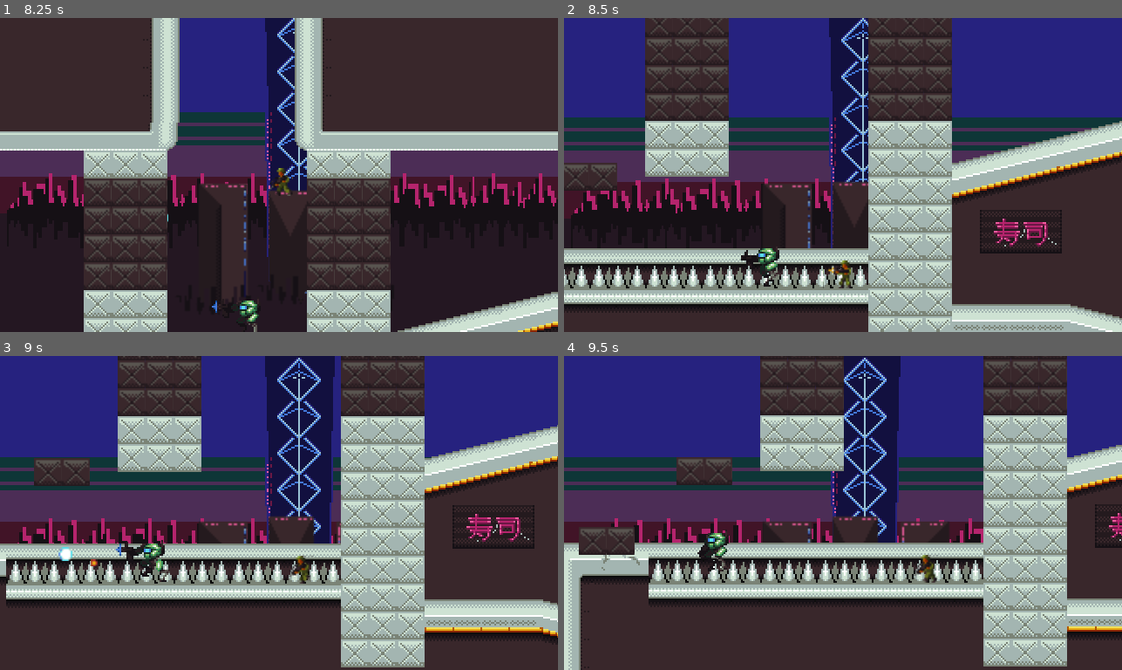
Above: before the commit, frames 1-4 (two rows, left to right).
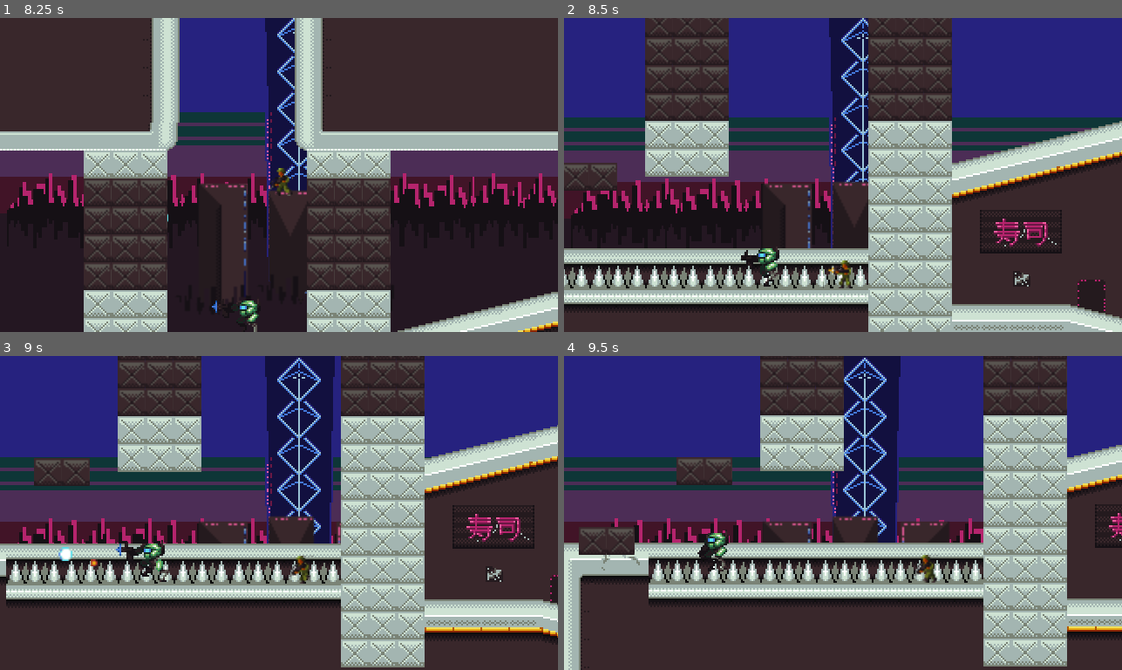
Above: after the commit, the same moments.

Repository: abidjappie/ludem-dare-46
Game: Godot game, scene res://src/scenes/Default_Scene.tscn
Same seed, same stepped clock (60 frames per second), same inputs: the game is played once before the commit and once after it.
Inputs (mouse positions are in pixels of both pictures, inside the frame that each line leads up to):
- Up to frame 1 (8.25 s): move the mouse to (251, 237) at 0.52 s; hold D (right) 0.53-2.03 s; click (251, 237) at 0.6 s; tap Space (jump) at 0.77, 1.52, 3.02, 3.77, 4.52, 6.02, 6.77, 7.52 s; move the mouse to (446, 222) at 1.27 s; click (446, 222) at 1.35 s; move the mouse to (111, 127) at 2.02 s; hold A (left) 2.03-4.28 s; click (111, 127) at 2.1 s; move the mouse to (306, 175) at 2.77 s; click (306, 175) at 2.85 s; move the mouse to (195, 96) at 3.52 s; click (195, 96) at 3.6 s; move the mouse to (401, 159) at 4.27 s; hold D (right) 4.28-8.03 s; click (401, 159) at 4.35 s; move the mouse to (167, 190) at 5.02 s; click (167, 190) at 5.1 s; move the mouse to (334, 105) at 5.77 s; click (334, 105) at 5.85 s; move the mouse to (251, 237) at 6.52 s; click (251, 237) at 6.6 s; move the mouse to (446, 222) at 7.27 s; click (446, 222) at 7.35 s; move the mouse to (111, 127) at 8.02 s; hold A (left) from 8.03 s (still down); click (111, 127) at 8.1 s
- Up to frame 2 (8.5 s): keep holding A (left)
- Up to frame 3 (9 s): keep holding A (left); move the mouse to (306, 513) at 8.77 s; click (306, 513) at 8.85 s
- Up to frame 4 (9.5 s): keep holding A (left); tap Space (jump) at 9.02 s

Frame 1 is identical in both runs. In frame 2, less than 0.1% of the frame differs, in the area x 80-98%, y 81-94%; in frame 3, less than 0.1%; in frame 4, nothing differs.

Commit message:
Tileset spawner (#25)
* Update assets, added checkpoint and tweaked spawner.

* Added checkpoint

Diff:
--- /dev/null
+++ b/src/scenes/Checkpoint.tscn
@@ -0,0 +1,56 @@
+[gd_scene load_steps=11 format=2]
+
+[ext_resource path="res://src/assets/UpgradeChamber.png" type="Texture" id=1]
+
+[sub_resource type="AtlasTexture" id=1]
+atlas = ExtResource( 1 )
+region = Rect2( 0, 0, 32, 32 )
+
+[sub_resource type="AtlasTexture" id=2]
+atlas = ExtResource( 1 )
+region = Rect2( 32, 0, 32, 32 )
+
+[sub_resource type="AtlasTexture" id=3]
+atlas = ExtResource( 1 )
+region = Rect2( 64, 0, 32, 32 )
+
+[sub_resource type="AtlasTexture" id=4]
+atlas = ExtResource( 1 )
+region = Rect2( 96, 0, 32, 32 )
+
+[sub_resource type="AtlasTexture" id=5]
+atlas = ExtResource( 1 )
+region = Rect2( 0, 32, 32, 32 )
+
+[sub_resource type="AtlasTexture" id=6]
+atlas = ExtResource( 1 )
+region = Rect2( 32, 32, 32, 32 )
+
+[sub_resource type="AtlasTexture" id=7]
+atlas = ExtResource( 1 )
+region = Rect2( 64, 32, 32, 32 )
+
+[sub_resource type="AtlasTexture" id=8]
+atlas = ExtResource( 1 )
+region = Rect2( 96, 32, 32, 32 )
+
+[sub_resource type="SpriteFrames" id=9]
+animations = [ {
+"frames": [ SubResource( 1 ), SubResource( 2 ), SubResource( 3 ), SubResource( 4 ), SubResource( 5 ), SubResource( 6 ) ],
+"loop": true,
+"name": "Idle",
+"speed": 5.0
+}, {
+"frames": [ SubResource( 7 ), SubResource( 8 ) ],
+"loop": true,
+"name": "Upgrade",
+"speed": 5.0
+} ]
+
+[node name="Node2D" type="Node2D"]
+
+[node name="AnimatedSprite" type="AnimatedSprite" parent="."]
+frames = SubResource( 9 )
+animation = "Idle"
+frame = 2
+playing = true
--- a/src/scenes/Default_Scene.tscn
+++ b/src/scenes/Default_Scene.tscn
@@ -15,6 +15,7 @@
 [ext_resource path="res://src/scenes/DW_2x3.tscn" type="PackedScene" id=13]
 [ext_resource path="res://src/scenes/Spawner.tscn" type="PackedScene" id=14]
 [ext_resource path="res://src/scenes/Enemy_Lifter.tscn" type="PackedScene" id=15]
+[ext_resource path="res://src/scenes/Checkpoint.tscn" type="PackedScene" id=16]
 
 [sub_resource type="SegmentShape2D" id=1]
 a = Vector2( -0.235275, -50.458 )
@@ -208,3 +209,6 @@
 
 [node name="Enemy_KinematicBody2D2" parent="Enemy_KinematicBody2D2" instance=ExtResource( 15 )]
 position = Vector2( -576, 520 )
+
+[node name="Node2D" parent="." instance=ExtResource( 16 )]
+position = Vector2( 1424, 952 )
--- a/src/scenes/Spawner.gd
+++ b/src/scenes/Spawner.gd
@@ -3,7 +3,7 @@
 export (PackedScene) var Mob
 
 var spawned = false
-var last_child = null
+var children = []
 var scene
 
 # Called when the node enters the scene tree for the first time.
@@ -17,12 +17,19 @@
 			spawnMob()
 			spawned = true
 	else:
-		if (last_child!=null):
-			if position.distance_to(last_child.position)>10:
+		if (children!=[]):
+			if nearest_child()>96:
 				spawned = false
+
+func nearest_child():
+	var nearest = position.distance_to(children[0].position)
+	for child in children:
+		if position.distance_to(child.position) < nearest:
+			nearest = position.distance_to(child.position)
+	return nearest
 
 func spawnMob():
 	var mob = Mob.instance()
 	mob.position = position
 	scene.add_child(mob)
-	last_child = mob
+	children.append(mob)
--- a/src/scenes/TestStageCopy.tscn
+++ b/src/scenes/TestStageCopy.tscn
@@ -763,6 +763,48 @@
 5/shape_one_way_margin = 0.0
 5/shapes = [  ]
 5/z_index = 0
+6/name = "tileset1.png 6"
+6/texture = ExtResource( 1 )
+6/tex_offset = Vector2( 0, 0 )
+6/modulate = Color( 1, 1, 1, 1 )
+6/region = Rect2( 256, 96, 48, 80 )
+6/tile_mode = 0
+6/occluder_offset = Vector2( 0, 0 )
+6/navigation_offset = Vector2( 0, 0 )
+6/shape_offset = Vector2( 0, 0 )
+6/shape_transform = Transform2D( 1, 0, 0, 1, 0, 0 )
+6/shape_one_way = false
+6/shape_one_way_margin = 0.0
+6/shapes = [  ]
+6/z_index = 0
+7/name = "tileset1.png 7"
+7/texture = ExtResource( 1 )
+7/tex_offset = Vector2( 0, 0 )
+7/modulate = Color( 1, 1, 1, 1 )
+7/region = Rect2( 176, 144, 32, 32 )
+7/tile_mode = 0
+7/occluder_offset = Vector2( 0, 0 )
+7/navigation_offset = Vector2( 0, 0 )
+7/shape_offset = Vector2( 0, 0 )
+7/shape_transform = Transform2D( 1, 0, 0, 1, 0, 0 )
+7/shape_one_way = false
+7/shape_one_way_margin = 0.0
+7/shapes = [  ]
+7/z_index = 0
+8/name = "tileset1.png 8"
+8/texture = ExtResource( 1 )
+8/tex_offset = Vector2( 0, 0 )
+8/modulate = Color( 1, 1, 1, 1 )
+8/region = Rect2( 160, 160, 16, 16 )
+8/tile_mode = 0
+8/occluder_offset = Vector2( 0, 0 )
+8/navigation_offset = Vector2( 0, 0 )
+8/shape_offset = Vector2( 0, 0 )
+8/shape_transform = Transform2D( 1, 0, 0, 1, 0, 0 )
+8/shape_one_way = false
+8/shape_one_way_margin = 0.0
+8/shapes = [  ]
+8/z_index = 0
 
 [sub_resource type="TileSet" id=20]
 0/name = "tileset1.png 0"
@@ -982,7 +1024,7 @@
 tile_set = SubResource( 19 )
 cell_size = Vector2( 16, 16 )
 format = 1
-tile_data = PoolIntArray( 1048609, 2, 0, 1114145, 2, 0, 2228266, 0, 0, 2424860, 3, 0, 2686984, 2, 0, 2687023, 2, 0, 2752520, 2, 0, 2752559, 2, 0, 2818056, 2, 0, 2818095, 2, 0, 2883592, 2, 0, 2883631, 2, 0, 3276822, 1, 0, 3342358, 1, 0, 34078 …(70 unchanged characters)…
+tile_data = PoolIntArray( 1048609, 2, 0, 1114145, 2, 0, 2228266, 0, 0, 2424860, 3, 0, 2555933, 8, 0, 2555935, 7, 0, 2555948, 6, 0, 2686984, 2, 0, 2687013, 8, 0, 2687015, 7, 0, 2687023, 2, 0, 2752520, 2, 0, 2752559, 2, 0, 2818056, 2, 0, 2818095, 2, 0, 2883592, 2, 0, 2883631, 2, 0, 2949175, 7, 0, 2949178, 8, 0, 3080255, 7, 0, 3080258, 8, 0, 3080261, 8, 0, 3276822, 1, 0, 3342358, 1, 0, 34078 …(70 unchanged characters)…
 
 [node name="Background" type="TileMap" parent="."]
 position = Vector2( 0, 168 )
Binary file changed: proj/tileset1.png
Binary file added: src/assets/UpgradeChamber.png
Not shown: 1 places in src/scenes/Default_Scene.tscn that only renumber resources
Not shown, changed: proj/tileset1.pdn
